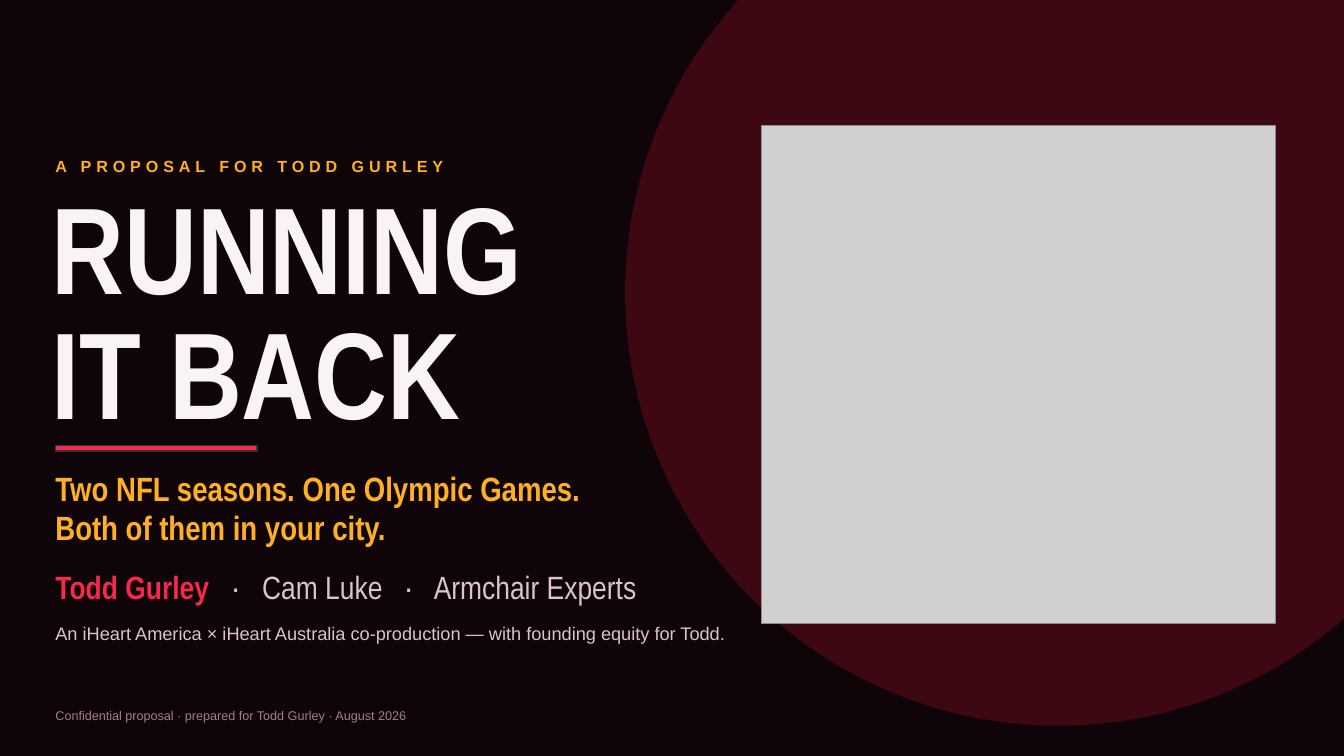
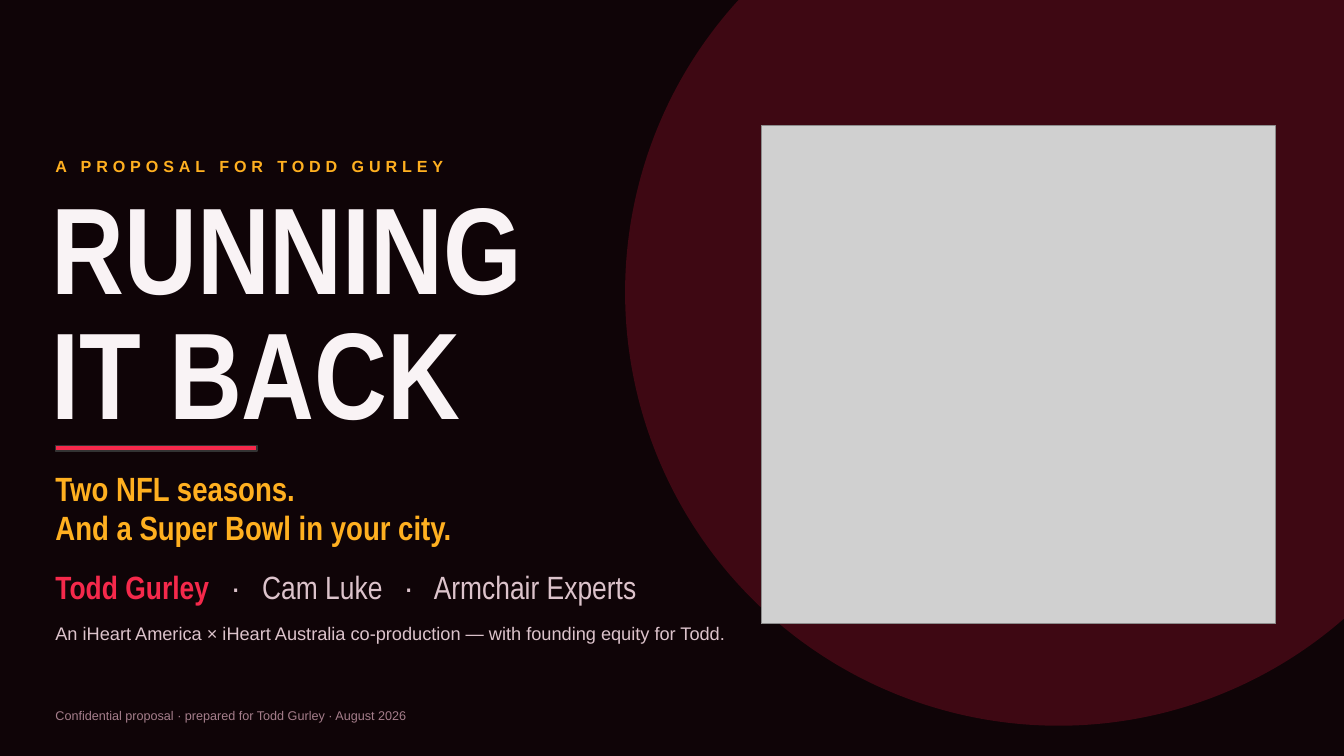
Before and after one commit to jvanders33/Armchair-NFL, a slide deck: slide 1 of pitch/Running-it-Back-Gurley.pptx. Drawn at 1344x756 pixels with LibreOffice and Linux fonts; fonts in the diff are those of the drawing; grey boxes stand for pictures. Boxes give left, top, right and bottom in pixels: in the first picture for what was removed or moved away, otherwise in the second. Text is boxed around its words. In the diff, an @@ line names an element or a change of style, - is before the commit and + after.

```diff
--- a/pitch/Running-it-Back-Gurley.pptx
+++ b/pitch/Running-it-Back-Gurley.pptx
@@ text at <box>55,478,451,547</box>: text changed @@
-Two NFL seasons. One Olympic Games.
-Both of them in your city.
+Two NFL seasons.
+And a Super Bowl in your city.
```
Also in this commit, not shown: 4 other slides changed, 2 other files.
